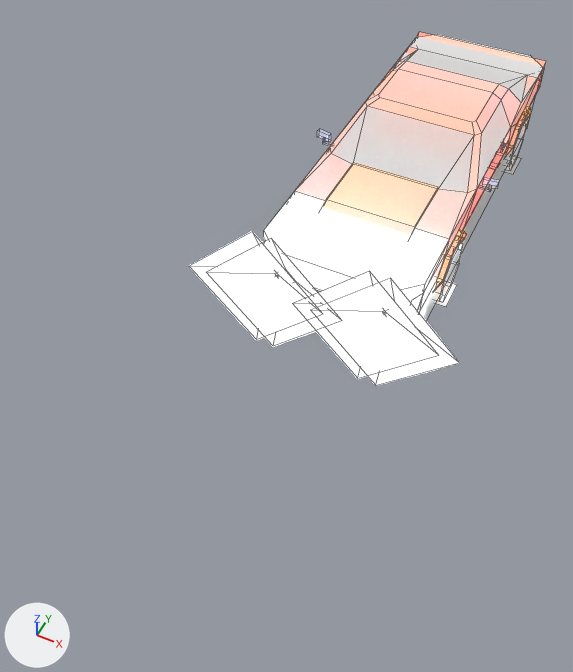
Two versions of the FBX model Assets/FBX/Cars/IROCK/IROCK.fbx, one commit apart.
The view is the same before and after, from a camera (50 mm lens) standing at (3.67, -13.35, 10.82) and looking at (-0.68, -4.64, -0.07). Lighting does not change. The marker at lower left points along +X, +Y and +Z. Mesh edges are drawn as thin lines. Where no turn or scale is listed for an object, it has been applied to the vertices.

Script lines for the objects in view, before the commit:
```python
me_cube = bpy.data.meshes.new('Cube')
me_cube.from_pydata(...)  # 515 vertices, 475 faces; spans x -2.5..2.5, y -4.86..4.19, z -0.21..2.41
# faces by material slot: [459, 16]
me_cube.materials.append(mat_retroatlasuniversal)
me_cube.materials.append(mat_retroatlasgodray)  # white #e7e7e7
me_cube_003 = bpy.data.meshes.new('Cube.003')
me_cube_003.from_pydata(...)  # 16 vertices, 10 faces; spans x -1.51..1.51, y -4.29..4.19, z 0.0..1.57
ob_irock1 = bpy.data.objects.new('irock1', me_cube)
ob_irock1.location = (0.0, 0.0, 0.0)
ob_irock_cldr = bpy.data.objects.new('irock_cldr', me_cube_003)
ob_irock_cldr.location = (0.0, 0.0, 0.0)
```
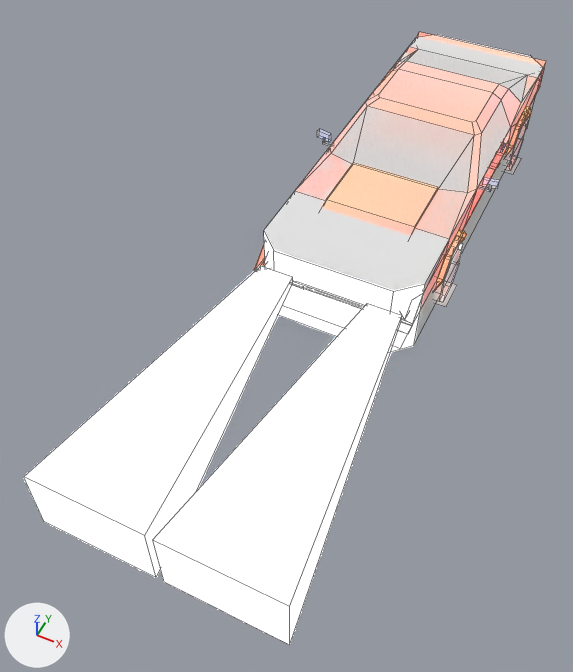
Location of each change, (x1, y1, x2, y2) in pixels of the pictures (573 x 672 px):
'irock1', reshaped: before (190, 232, 459, 385); after (24, 266, 402, 645)

The change, as a list of edits to the scene's bpy script:
```text
Change me_cube:
    used by ob_irock1; location = (0.0, 0.0, 0.0)
    remove me_cube.from_pydata(...)  # 515 vertices, 475 faces; spans x -2.5..2.5, y -4.86..4.19, z -0.21..2.41
    add me_cube.from_pydata(...)  # 499 vertices, 471 faces; spans x -1.97..1.97, y -9.86..4.19, z 0.0..2.22
    me_cube part 1
    32 vertices are removed from x -2.5..2.5, y -4.86..-4.36, z -0.21..2.41
    16 faces are deleted
    16 vertices are added at x -1.97..1.97, y -9.86..-4.36, z 0.5..1.7
    12 new faces join them, mat_retroatlasgodray (white #e7e7e7)
```
